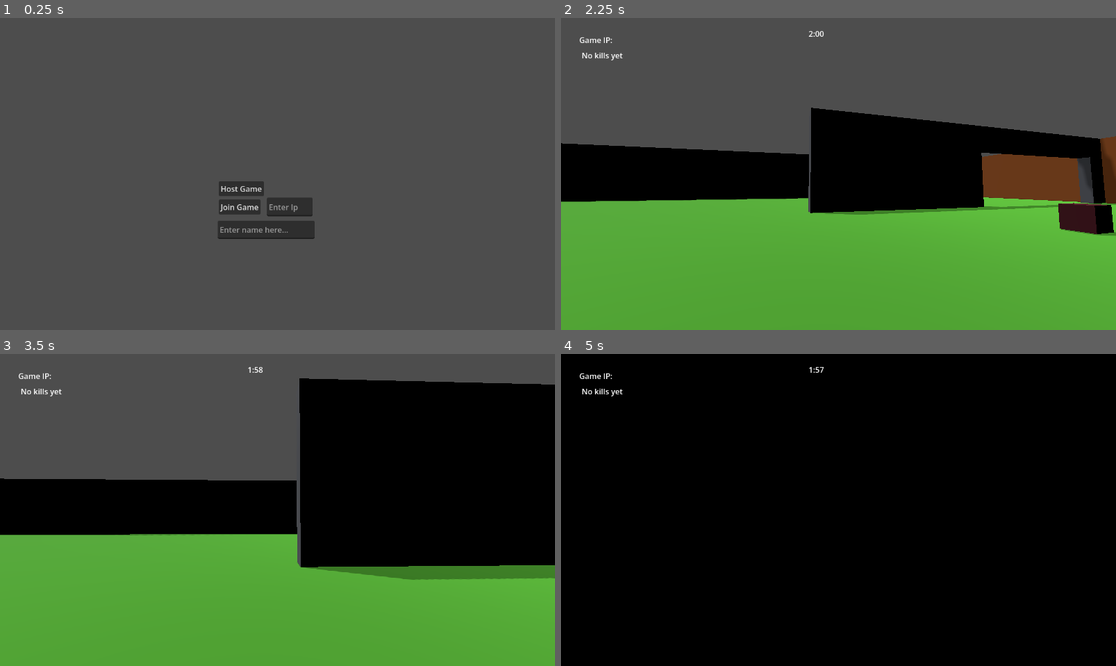
Above: before the commit, frames 1-4 (two rows, left to right).
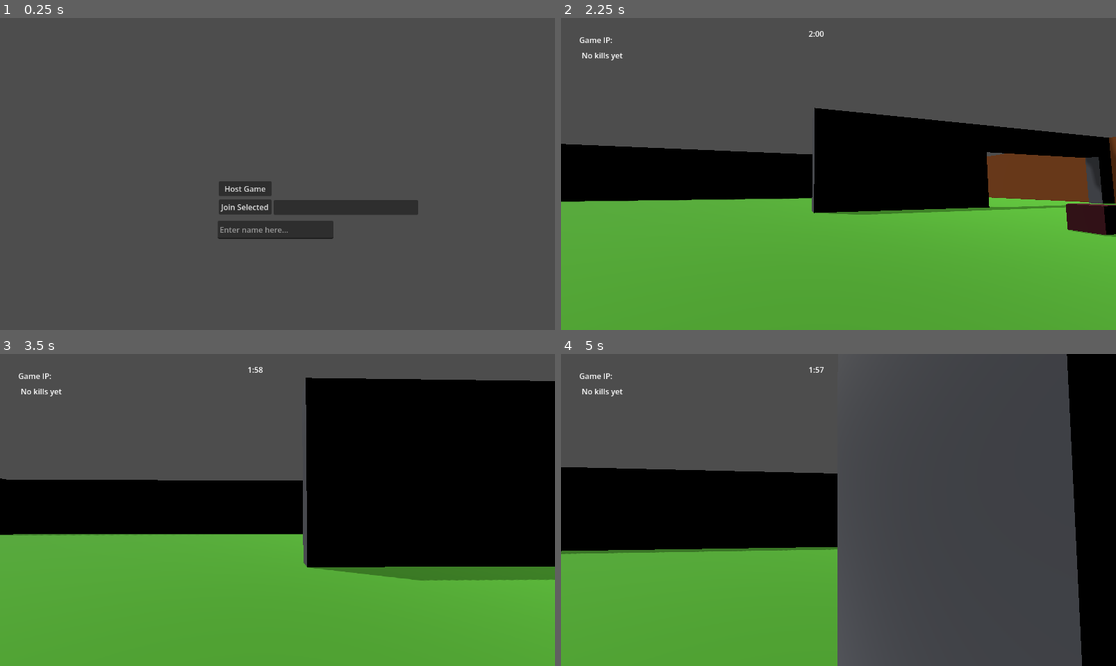
Above: after the commit, the same moments.

Repository: omriklein/prop-hunt-game
Game: Godot game, scene res://scenes/main_menu.tscn
Two runs of this game, one before a commit and one after it. Both use one fixed random seed, a clock stepped at 60 frames per second and the inputs below.
Inputs (mouse positions are in pixels of both pictures, inside the frame that each line leads up to):
- Up to frame 1 (0.25 s): no input
- Up to frame 2 (2.25 s): click (827, 230) at 0.52 s; type "Alex" at 0.6 s; click "Host Game" at 1.25 s; move the mouse to (866, 174) at 2.02 s; press the mouse at (866, 174) at 2.03 s; hold Up (move_forwards) from 2.03 s (still down)
- Up to frame 3 (3.5 s): keep holding Up (move_forwards); tap Space (jump) at 2.27, 3.02 s; move the mouse to (249, 510) at 2.77 s; release the mouse at (249, 510) at 2.78 s; tap Shift (sprint) at 2.85 s
- Up to frame 4 (5 s): keep holding Up (move_forwards); move the mouse to (849, 503) at 3.52 s; press the mouse at (849, 503) at 3.53 s; move the mouse to (832, 516) at 4.27 s; release the mouse at (832, 516) at 4.28 s; tap Shift (sprint) at 4.35 s; tap Space (jump) at 4.52 s

The runs differ from the first frame. In frame 1, 1.5% of the frame differs, in the area x 39-76%, y 52-71%; in frame 2, 2.0%; in frame 3, 1.5%; in frame 4, 80%, in the area x 0-94%, y 0-100%.

Commit message:
Add LAN auto-discovery — UDP broadcast host detection, no IP entry needed
- New LanDiscovery autoload: host broadcasts presence via UDP every 1s on port 7778; client listens and populates a discovered-games list
- Main menu: replaced IP text field with ItemList showing discovered hosts; selection persists across per-frame list refreshes
- NetworkManager: renamed host_game/join_game to host_game_lan/join_game_lan; host broadcasts indefinitely so players can join mid-game

Diff:
--- a/project.godot
+++ b/project.godot
@@ -19,6 +19,7 @@
 
 NetworkManager="*uid://bx84jr8jx381p"
 PlayerData="*uid://pslbweqibefn"
+LanDiscovery="*uid://hfdtn1lpf8sl"
 
 [input]
 
--- a/scenes/main_menu.tscn
+++ b/scenes/main_menu.tscn
@@ -9,7 +9,7 @@
 [node name="HostButton" type="Button" parent="." unique_id=220084502]
 offset_left = 8.0
 offset_top = 5.0
-offset_right = 102.0
+offset_right = 118.0
 offset_bottom = 36.0
 text = "Host Game"
 metadata/_edit_use_anchors_ = true
@@ -17,23 +17,15 @@
 [node name="JoinButton" type="Button" parent="." unique_id=994414272]
 offset_left = 8.0
 offset_top = 43.0
-offset_right = 95.0
+offset_right = 118.0
 offset_bottom = 74.0
-text = "Join Game"
-metadata/_edit_use_anchors_ = true
-
-[node name="IPText" type="TextEdit" parent="." unique_id=1127413323]
-offset_left = 108.0
-offset_top = 39.0
-offset_right = 203.0
-offset_bottom = 78.0
-placeholder_text = "Enter Ip"
+text = "Join Selected"
 metadata/_edit_use_anchors_ = true
 
 [node name="NameInput" type="LineEdit" parent="." unique_id=1463196640]
 offset_left = 6.0
 offset_top = 87.0
-offset_right = 207.0
+offset_right = 246.0
 offset_bottom = 125.0
 placeholder_text = "Enter name here..."
 max_length = 15
@@ -45,5 +37,11 @@
 offset_bottom = 155.0
 theme_override_colors/font_color = Color(1, 0, 0.27450982, 1)
 
+[node name="HostList" type="ItemList" parent="." unique_id=493233932]
+offset_left = 122.0
+offset_top = 44.0
+offset_right = 422.0
+offset_bottom = 75.0
+
 [connection signal="pressed" from="HostButton" to="." method="_on_host_button_pressed"]
 [connection signal="pressed" from="JoinButton" to="." method="_on_join_button_pressed"]
--- /dev/null
+++ b/scripts/lan_discovery.gd
@@ -0,0 +1,76 @@
+extends Node
+
+const DISCOVERY_PORT := 7778
+const BROADCAST_INTERVAL := 1.0
+const  HOST_EXPIRY_MS := 3000 # remove host if not seen in 3s
+
+var _broadcast_peer: PacketPeerUDP
+var _listen_server: UDPServer
+var _broadcast_timer := 0.0
+
+var discovered_hosts: Array = [] # {ip, name, last_seen}
+
+func _process(delta: float) -> void:
+	_poll_listener()
+	if _broadcast_peer:
+		_broadcast_timer += delta
+		if _broadcast_timer >= BROADCAST_INTERVAL:
+			_broadcast_timer = 0.0
+			_send_broadcast()
+	_remove_stale_hosts()
+
+### host functions
+
+func start_host(host_name: String) -> void:
+	_broadcast_peer = PacketPeerUDP.new()
+	_broadcast_peer.set_broadcast_enabled(true)
+	_broadcast_peer.bind(0)
+	_broadcast_timer = BROADCAST_INTERVAL # fire immediately
+
+func stop_host() -> void:
+	if _broadcast_peer:
+		_broadcast_peer.close()
+		_broadcast_peer = null
+
+func _send_broadcast() -> void:
+	var payload := JSON.stringify({"name": PlayerData.player_name, "port": 777})
+	_broadcast_peer.set_dest_address("255.255.255.255", DISCOVERY_PORT)
+	_broadcast_peer.put_packet(payload.to_utf8_buffer())
+
+### client functions
+
+func start_listening() -> void:
+	_listen_server = UDPServer.new()
+	_listen_server.listen(DISCOVERY_PORT)
+
+func stop_listening() -> void:
+	if _listen_server:
+		_listen_server.stop()
+		_listen_server = null
+	discovered_hosts.clear()
+
+func _poll_listener() -> void:
+	if not _listen_server:
+		return
+	_listen_server.poll()
+	while _listen_server.is_connection_available():
+		var conn: PacketPeerUDP = _listen_server.take_connection()
+		while conn.get_available_packet_count() > 0:
+			var raw := conn.get_packet()
+			var ip := conn.get_packet_ip()
+			var text := raw.get_string_from_utf8()
+			var parsed = JSON.parse_string(text)
+			if parsed is Dictionary and parsed.has("name"):
+				_update_host(ip, parsed["name"])
+
+func _update_host(ip: String, name: String) -> void:
+	for entry in discovered_hosts:
+		if entry["ip"] == ip:
+			entry["name"] = name
+			entry["last_seen"] = Time.get_ticks_msec()
+			return
+	discovered_hosts.append({"ip": ip, "name": name, "last_seen": Time.get_ticks_msec()})
+
+func _remove_stale_hosts() -> void:
+	var now := Time.get_ticks_msec()
+	discovered_hosts = discovered_hosts.filter(func(h): return now - h["last_seen"] < HOST_EXPIRY_MS)
--- a/scripts/main_menu.gd
+++ b/scripts/main_menu.gd
@@ -1,21 +1,48 @@
 extends Node2D
 
-@onready var ip_text: TextEdit = $IPText
 @onready var name_input: LineEdit = $NameInput
 @onready var error_label: Label = $ErrorLabel
+@onready var host_list: ItemList = $HostList
 
 func _ready() -> void:
+	LanDiscovery.start_listening()
 	if PlayerData.error != "":
 		error_label.text = PlayerData.error
 		PlayerData.error = "" # TODO: check this workflow and verify
 
+func _process(delta: float) -> void:
+	var selected_ip := ""
+	var selected := host_list.get_selected_items()
+	if not selected.is_empty() and selected[0] < LanDiscovery.discovered_hosts.size():
+		selected_ip =  LanDiscovery.discovered_hosts[selected[0]]["ip"]
+
+	host_list.clear()
+	for entry in LanDiscovery.discovered_hosts:
+		host_list.add_item(entry["name"] + " (LAN)")
+
+	  # Restore selection
+		if selected_ip != "":
+			for i in LanDiscovery.discovered_hosts.size():
+				if LanDiscovery.discovered_hosts[i]["ip"] == selected_ip:
+					host_list.select(i)
+					break
+
 func _on_host_button_pressed() -> void:
-	if _can_player_enter():
-		NetworkManager.host_game()
+	if not _can_player_enter():
+		return
+	LanDiscovery.stop_listening()
+	NetworkManager.host_game_lan()
 
 func _on_join_button_pressed() -> void:
-	if _can_player_enter():
-		NetworkManager.join_game(ip_text.text)
+	if not _can_player_enter():
+		return
+	var selected := host_list.get_selected_items()
+	if selected.is_empty():
+		error_label.text = "Select a game from the list or host a new game"
+		return
+	var idx: int = selected[0]
+	var entry: Dictionary = LanDiscovery.discovered_hosts[idx]
+	NetworkManager.join_game_lan(entry["ip"])
 
 func _can_player_enter() -> bool:
 	var name = _get_validated_name();
--- a/scripts/network_manager.gd
+++ b/scripts/network_manager.gd
@@ -8,10 +8,11 @@
 func get_game_manager() -> Node:
 	return get_tree().current_scene.get_node("GameManager")
 
-func host_game():
+func host_game_lan():
 	var peer = ENetMultiplayerPeer.new()
 	peer.create_server(PORT, MAX_PLAYERS)
 	multiplayer.multiplayer_peer = peer
+	LanDiscovery.start_host(PlayerData.player_name)
 
 	# Get host Ip address
 	for address in IP.get_local_addresses():
@@ -28,7 +29,7 @@
 	get_game_manager().spawn_player(id, "A")
 	get_game_manager().register_name(PlayerData.player_name, id)
 
-func join_game(ip: String):
+func join_game_lan(ip: String):
 	var peer = ENetMultiplayerPeer.new()
 	peer.create_client(ip, PORT)
 	multiplayer.multiplayer_peer = peer
@@ -40,6 +41,7 @@
 	get_tree().change_scene_to_file(GAME_SCENE)
 	await get_tree().scene_changed
 	get_game_manager().register_name.rpc_id(1, PlayerData.player_name, multiplayer.get_unique_id())
+	LanDiscovery.stop_listening()
 
 func _on_connection_failed() -> void:
 	print("Failed to connect to server")
Not shown, changed: export_presets.cfg
Not shown, added: scripts/lan_discovery.gd.uid
Not shown, changed: CLAUDE.md
